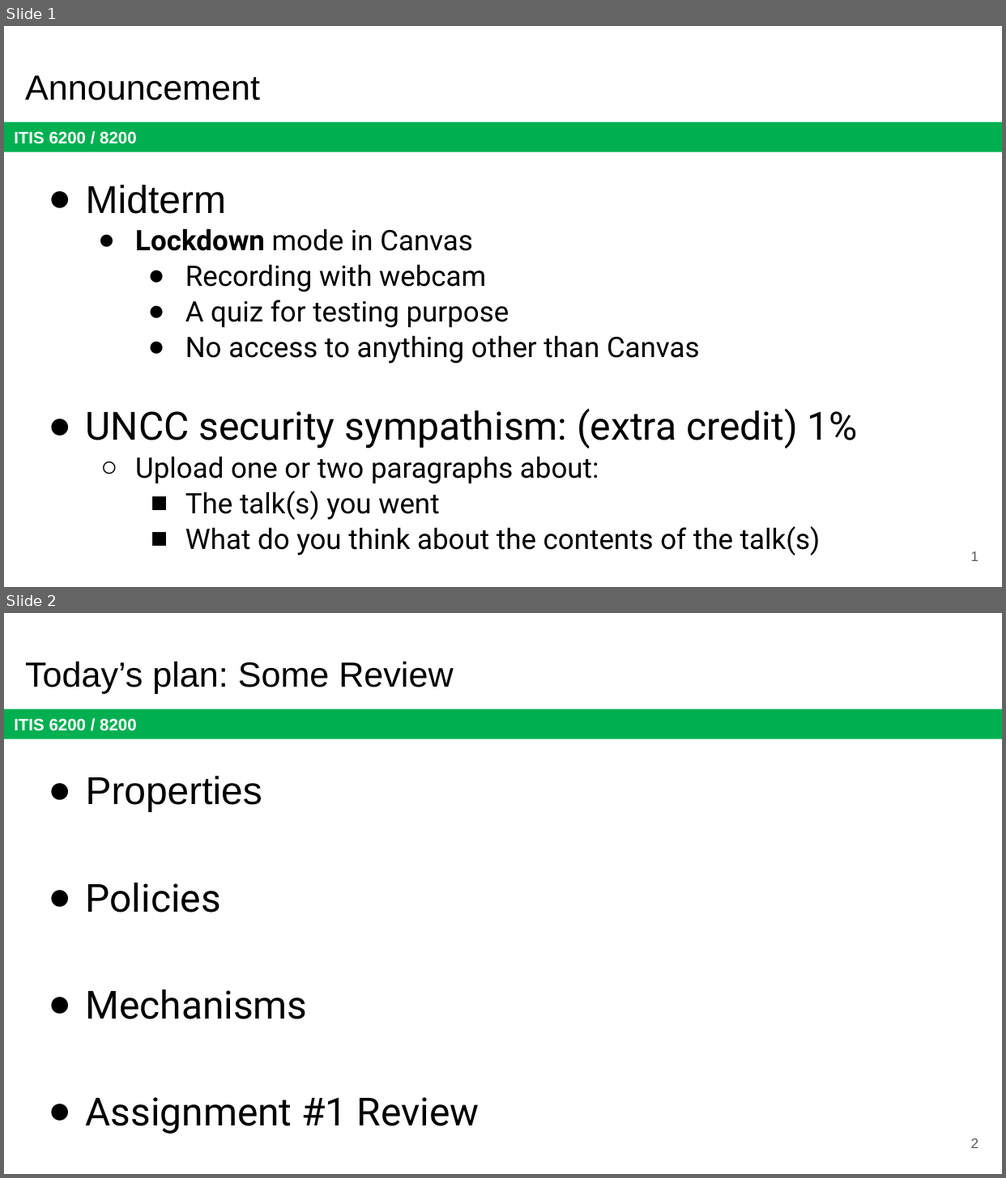
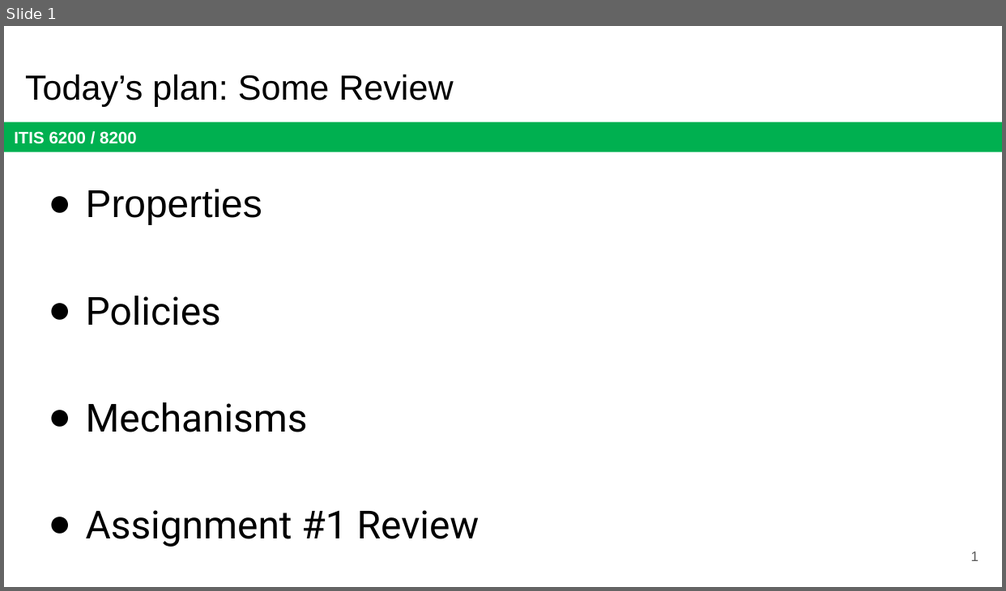
Before and after one commit to jx5c/github.io, a slide deck: teaching/ITIS6200/2023fa/lectures/Properties, policies, and mechanisms.pptx. Shown one above the other, each under a label of ours: slides 1 and 2 before the commit, slide 1 after it. The pictures are 1006x1178 and 1006x591 pixels, drawn with LibreOffice and Linux fonts; fonts in the diff are those of the drawing. Boxes give left, top, right and bottom in pixels: in the first picture for what was removed or moved away, otherwise in the second. Text is boxed around its words. In the diff, an @@ line names an element or a change of style, - is before the commit and + after.

```diff
--- a/teaching/ITIS6200/2023fa/lectures/Properties, policies, and mechanisms.pptx
+++ b/teaching/ITIS6200/2023fa/lectures/Properties, policies, and mechanisms.pptx
@@ slide 1 removed at [4,26,1002,587], background #FFFFFF; not listed: 1 template element that a slide beside it also shows @@
@@ title removed at [25,75,260,101] @@
-Announcement
@@ text removed at [86,185,858,556] @@
-● Midterm
-  ● Lockdown mode in Canvas
-    ● Recording with webcam
-    ● A quiz for testing purpose
-    ● No access to anything other than Canvas
-● UNCC security sympathism: (extra credit) 1%
-  ○ Upload one or two paragraphs about:
-    ■ The talk(s) you went
-    ■ What do you think about the contents of the talk(s)
@@ page number removed at [971,552,979,561] @@
-1
@@ what was slide 2 is now slide 1 @@
@@ page number at [971,552,979,561]: text changed @@
-2
+1
```
Also in this commit, not shown: 4 other files.
